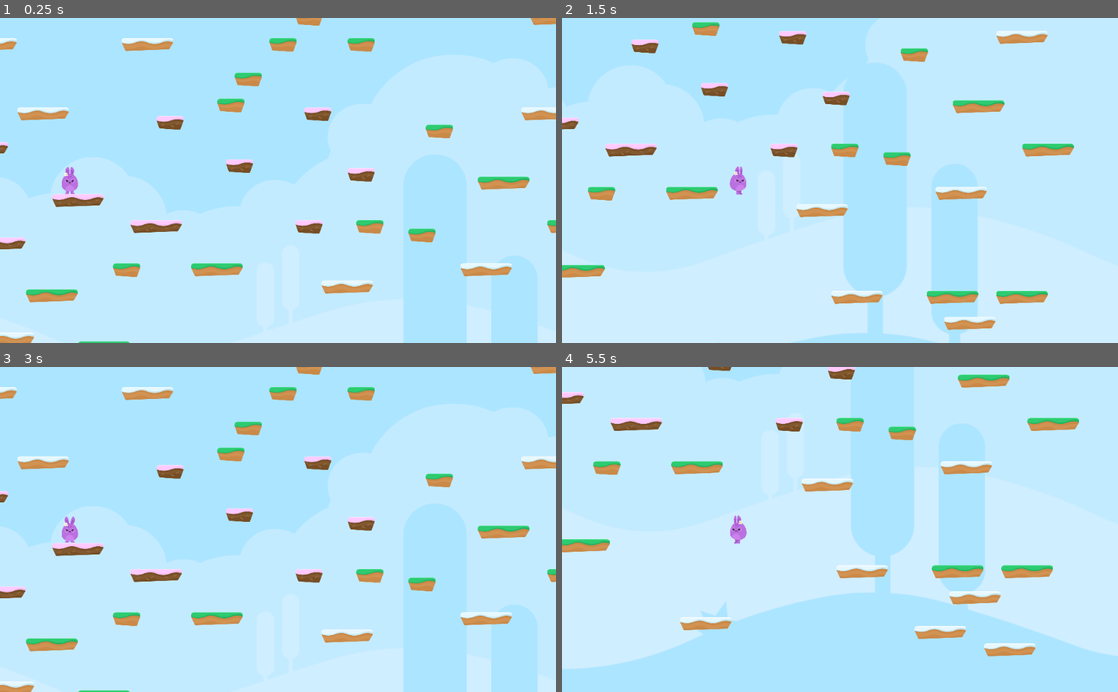
Above: before the commit, frames 1-4 (two rows, left to right).
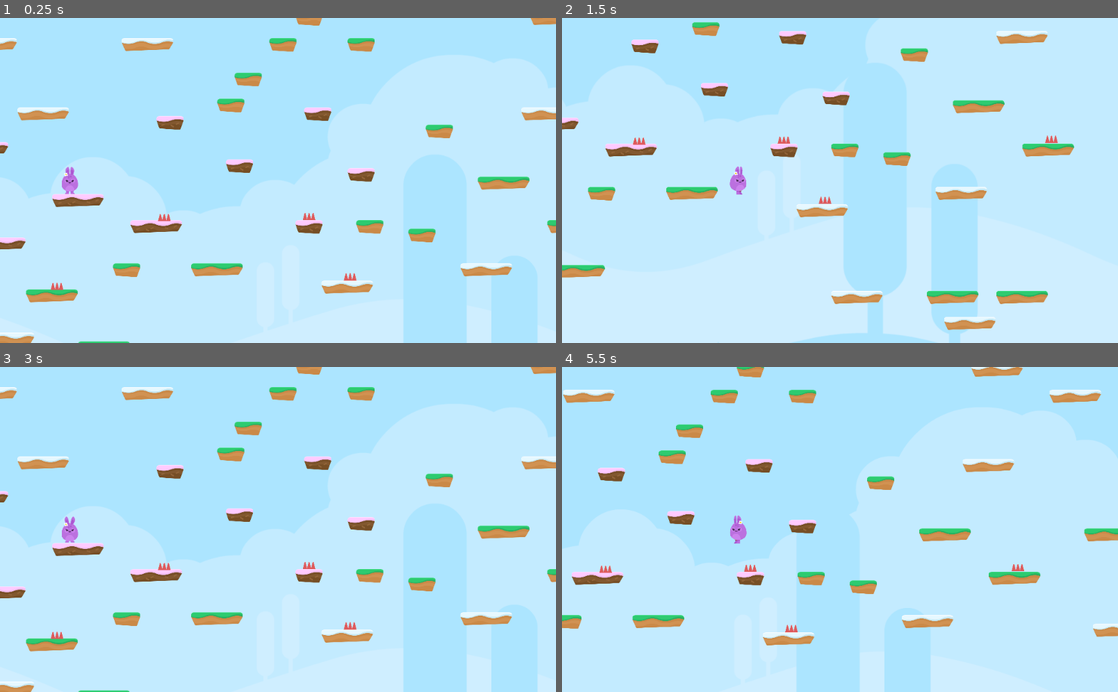
Above: after the commit, the same moments.

Repository: sandoche/Godot-learning-udemy
Game: Godot game, scene res://Levels/Level1.tscn
The game is run twice, just before and just after one commit, with the same random seed, the same clock (stepped at 60 frames per second) and the same inputs.
Inputs (mouse positions are in pixels of both pictures, inside the frame that each line leads up to):
- Up to frame 1 (0.25 s): no input
- Up to frame 2 (1.5 s): tap Enter at 0.5 s; hold D (right) from 0.53 s (still down); tap Z (jump) at 0.77 s
- Up to frame 3 (3 s): tap Z (jump) at 1.52 s; release D (right) at 2.03 s; hold Q (left) 2.03-2.75 s; click (189, 575) at 2.75 s
- Up to frame 4 (5.5 s): tap Space at 3.5 s; hold D (right) 3.53-5.03 s; tap Z (jump) at 3.77, 4.52, 5.27 s; hold Q (left) from 5.03 s (still down)

The runs differ from the first frame. In frame 1, 0.2% of the frame differs, in the area x 9-65%, y 60-84%; in frame 2, 0.2%; in frame 3, 0.2%; in frame 4, 22%, in the area x 0-100%, y 0-100%.

Commit message:
:sparkles: Hazards added to the game

Diff:
--- a/HoppyDays/Hazards/Hazards.gd
+++ b/HoppyDays/Hazards/Hazards.gd
@@ -3,4 +3,5 @@
 
 
 func _on_SpikeTop_body_entered(body):
-	print("Hello world")
+	if body.has_method("hurt"):
+		body.hurt()
--- a/HoppyDays/Hazards/SpikeTop.tscn
+++ b/HoppyDays/Hazards/SpikeTop.tscn
@@ -13,6 +13,6 @@
 texture = ExtResource( 1 )
 
 [node name="CollisionPolygon2D" type="CollisionPolygon2D" parent="."]
-polygon = PoolVector2Array( -31.9111, -26.4298, -27.0723, -27.0973, -13.7239, 18.7879, -2.21092, -26.5967, 3.12843, -25.7624, 15.142, 19.6221, 28.6572, -27.431, 33.6629, -27.0973, 47.5119, 25.6289, -45.5932, 25.7958 )
+polygon = PoolVector2Array( -31.9111, -26.4298, 33.6629, -27.0973, 47.5119, 25.6289, -45.5932, 25.7958 )
 
 [connection signal="body_entered" from="." to="." method="_on_SpikeTop_body_entered"]
--- a/HoppyDays/Levels/Level1.tscn
+++ b/HoppyDays/Levels/Level1.tscn
@@ -1,7 +1,8 @@
-[gd_scene load_steps=3 format=2]
+[gd_scene load_steps=4 format=2]
 
 [ext_resource path="res://Player/Player.tscn" type="PackedScene" id=1]
 [ext_resource path="res://Levels/Tileset.tres" type="TileSet" id=2]
+[ext_resource path="res://Hazards/SpikeTop.tscn" type="PackedScene" id=3]
 
 [node name="Level1" type="Node2D"]
 
@@ -13,3 +14,23 @@
 collision_layer = 2
 format = 1
 tile_data = PoolIntArray( -1245174, 6, 0, -1245125, 6, 0, -1048573, 6, 0, -1048540, 3, 0, -917470, 3, 0, -917443, 6, 0, …(701 unchanged characters)…
+
+[node name="Hazards" type="Node" parent="."]
+
+[node name="SpikeTop" parent="Hazards" instance=ExtResource( 3 )]
+position = Vector2( 1209.73, 620.483 )
+
+[node name="SpikeTop2" parent="Hazards" instance=ExtResource( 3 )]
+position = Vector2( 419.182, 1129.6 )
+
+[node name="SpikeTop3" parent="Hazards" instance=ExtResource( 3 )]
+position = Vector2( 2276.04, 613.412 )
+
+[node name="SpikeTop4" parent="Hazards" instance=ExtResource( 3 )]
+position = Vector2( 2578.69, 1058.89 )
+
+[node name="SpikeTop5" parent="Hazards" instance=ExtResource( 3 )]
+position = Vector2( 4246.82, 607.838 )
+
+[node name="SpikeTop6" parent="Hazards" instance=ExtResource( 3 )]
+position = Vector2( 5370.67, 285.298 )
--- a/HoppyDays/Player/Player.gd
+++ b/HoppyDays/Player/Player.gd
@@ -7,6 +7,8 @@
 const UP = Vector2(0,-1)
 const JUMP_SPEED = 3500
 const WORLD_LIMIT = 4000
+
+var lives = 3
 
 signal animate
 
@@ -45,3 +47,12 @@
 
 func end_game():
 	get_tree().change_scene("res://Scenes/GameOver.tscn")
+
+func hurt():
+	position.y -=1
+	yield(get_tree(), "idle_frame") # to wait a frame
+	motion.y -= JUMP_SPEED
+	lives -= 1
+
+	if lives < 0:
+		end_game()
